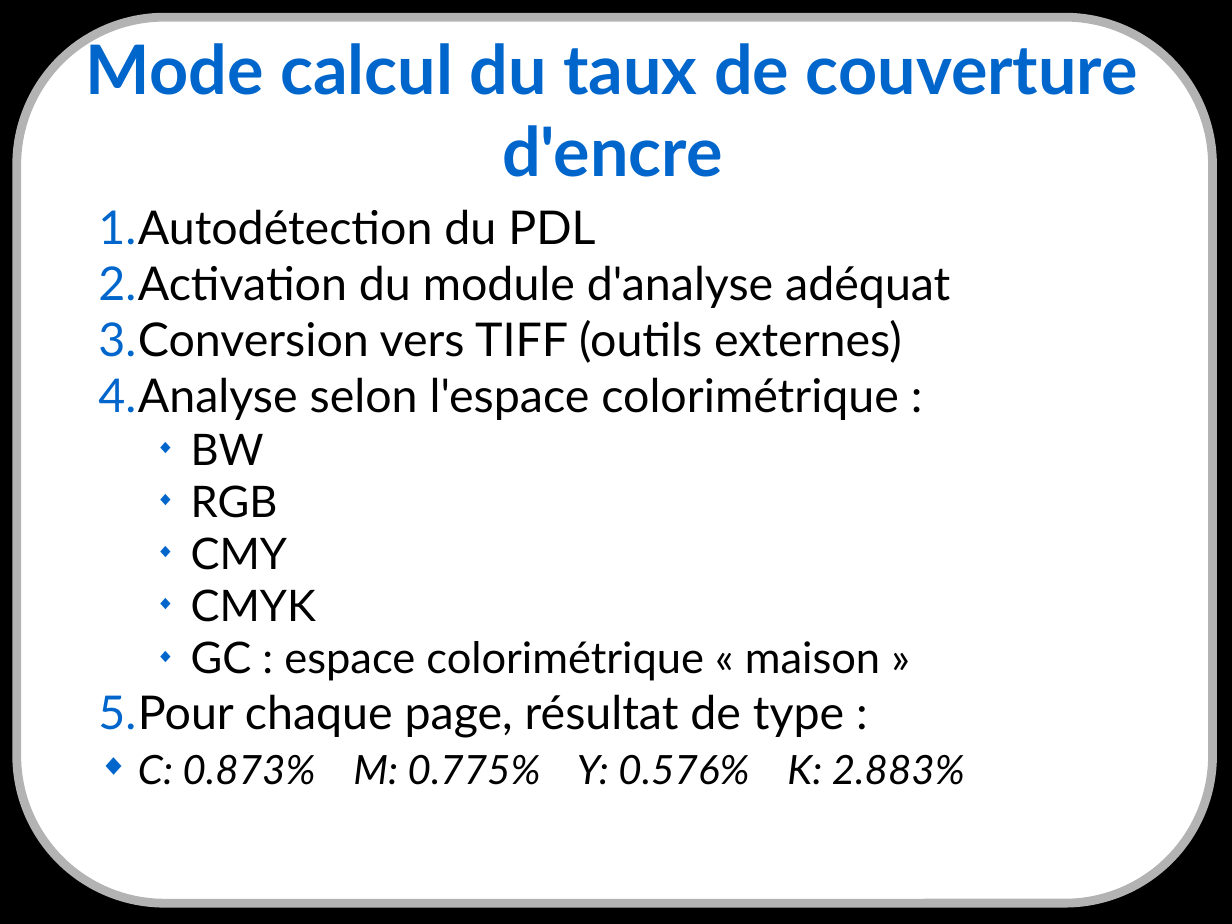
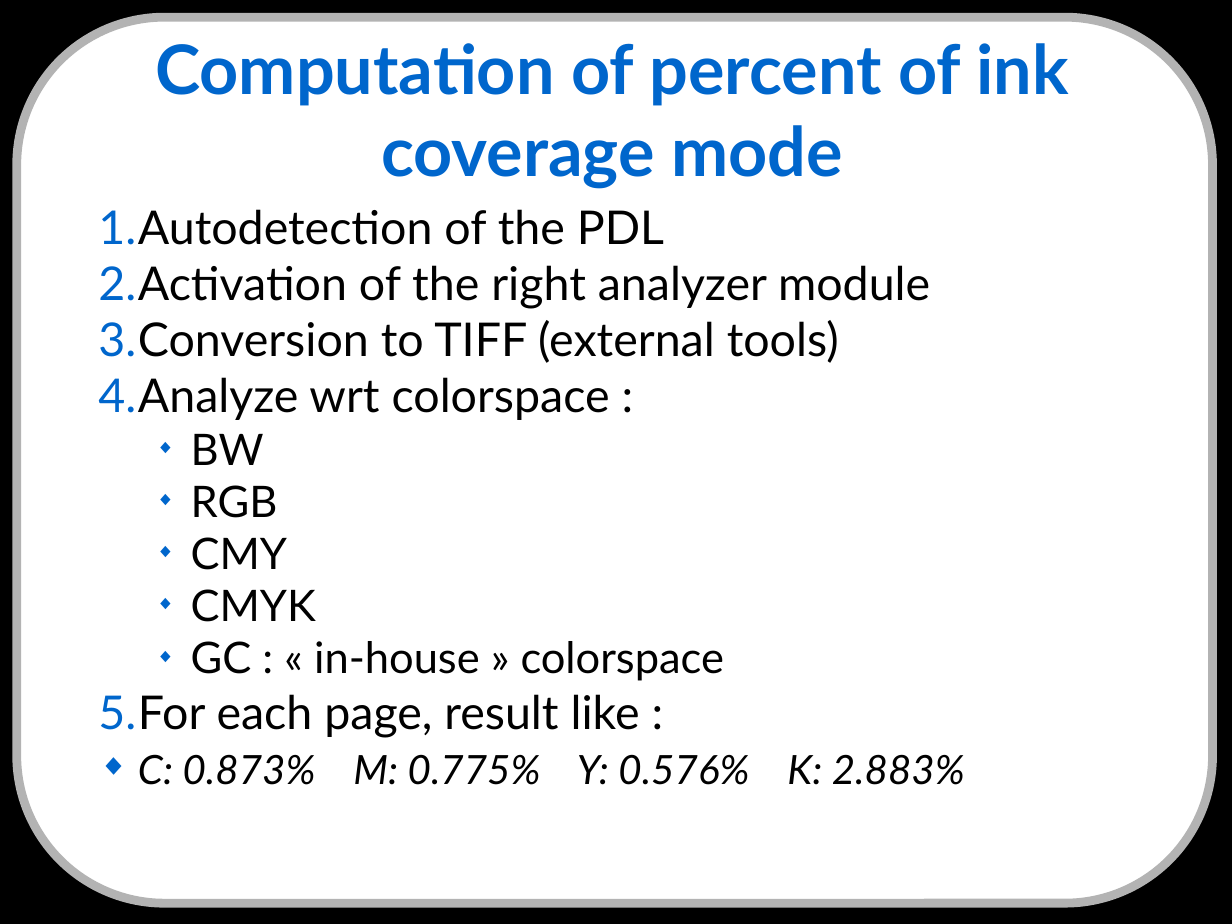
Before and after one commit to cnighswonger/pykota, a slide deck: slide 12 of docs/presentations/english/conference_jm2l2008-20081115.odp. Drawn at 1232x924 pixels with LibreOffice and Linux fonts; fonts in the diff are those of the drawing. Boxes give left, top, right and bottom in pixels: in the first picture for what was removed or moved away, otherwise in the second. Text is boxed around its words. In the diff, an @@ line names an element or a change of style, - is before the commit and + after.

```diff
--- a/docs/presentations/english/conference_jm2l2008-20081115.odp
+++ b/docs/presentations/english/conference_jm2l2008-20081115.odp
@@ title at [155,43,1068,189]: text changed @@
-Mode calcul du taux de couverture d'encre
+Computation of percent of ink coverage mode
@@ text at [98,209,930,420]: text changed @@
-1. Autodétection du PDL
-2. Activation du module d'analyse adéquat
-3. Conversion vers TIFF (outils externes)
-4. Analyse selon l'espace colorimétrique :
+1. Autodetection of the PDL
+2. Activation of the right analyzer module
+3. Conversion to TIFF (external tools)
+4. Analyze wrt colorspace :
@@ text at [98,641,724,738]: text changed @@
-  ◆ GC : espace colorimétrique « maison »
-5. Pour chaque page, résultat de type :
+  ◆ GC : « in-house » colorspace
+5. For each page, result like :
```
Also in this commit, not shown: 8 other slides changed, 7 slides added, 7 slides removed.
